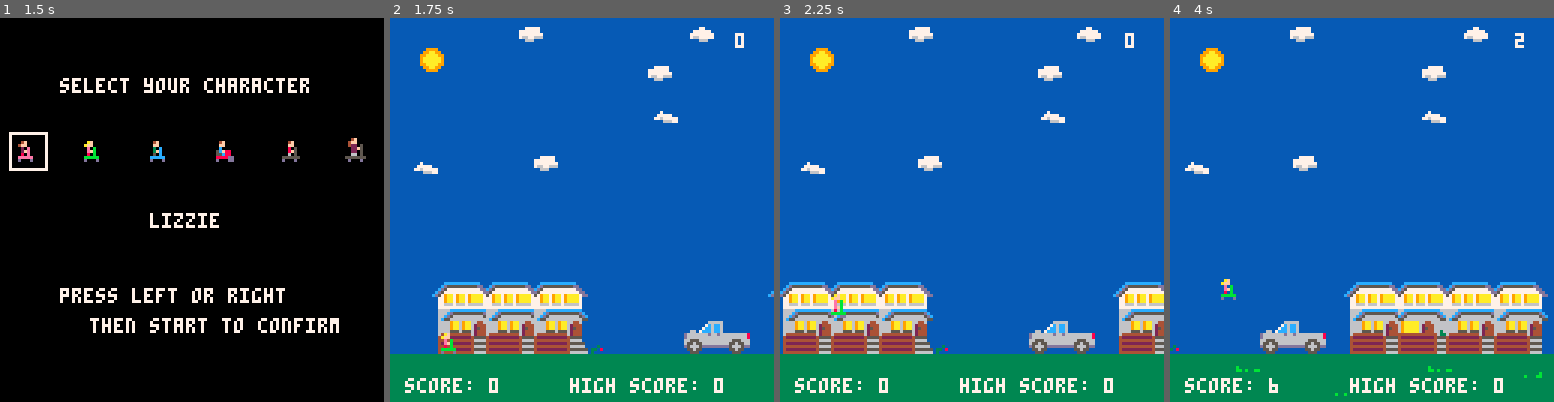
Above: before the commit, frames 1-4 (left to right).
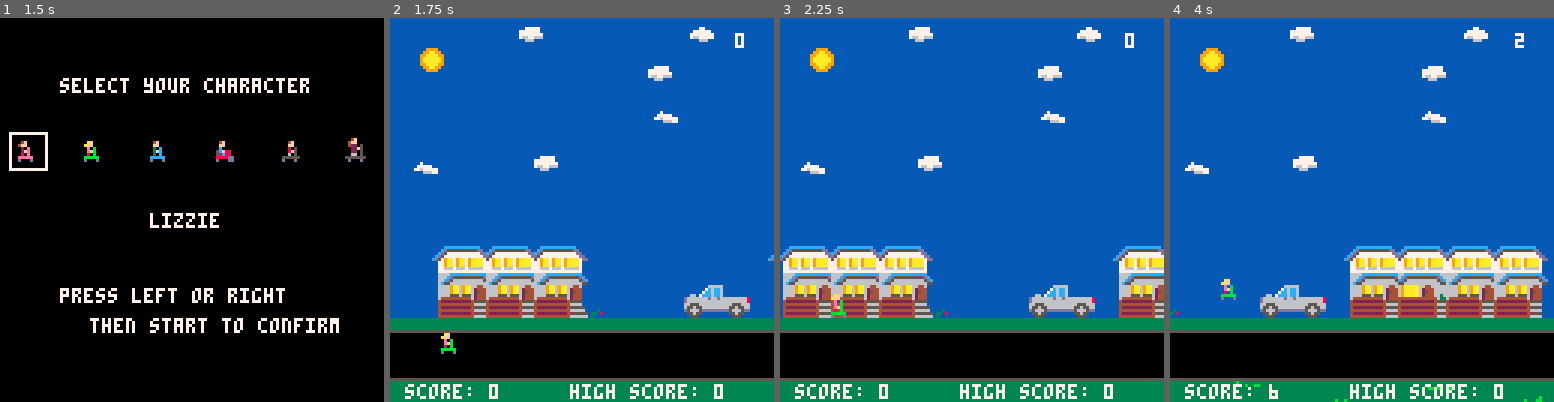
Above: after the commit, the same moments.

Repository: Dads-Games/rainbowriders
Game: PICO-8 cartridge rainbowriders.p8
Two runs of this game, one before a commit and one after it. Both use one fixed random seed, a clock stepped at 60 frames per second and the inputs below.
Inputs:
- Up to frame 1 (1.5 s): tap O (Z key) at 0.7 s
- Up to frame 2 (1.75 s): hold Right from 1.6 s (still down); tap O (Z key) at 1.7 s
- Up to frame 3 (2.25 s): release Right at 2.1 s; tap O (Z key) at 2.1 s
- Up to frame 4 (4 s): hold Right 2.47-3.03 s; tap O (Z key) every 0.4 s from 2.5 to 3.7 s; hold Left 3.08-3.58 s

Frame 1 is identical in both runs. In frame 2, 25% of the frame differs, in the area x 0-100%, y 59-100%; in frame 3, 27%; in frame 4, 27%.

Commit message:
added a street to the game

Diff:
--- a/src/screens/game.lua
+++ b/src/screens/game.lua
@@ -13,7 +13,7 @@
     local game_over = false
     local background_x = 0
     local background_n = 128 * 8 -- number of tiles wide for the background in the map * 8
-    local background_y = 96 - 16-- 84
+    local background_y = 96 - 16 - 12-- 84
     local grace_period = 30 * 3 -- 3 seconds
     local grace_period_counter = 0
 
@@ -136,7 +136,10 @@
 
         -- Update grass
         if (background_x % 16) == 0 then
-            add(grass, {x = 128, y = 110 + rnd(15), sprite = flr(rnd(3)) + 82})
+            add(grass, {x = 128, y = 114 + rnd(8), sprite = flr(rnd(3)) + 82})
+        end
+        if (background_x % 24) == 0 then
+            --add(grass, {x = 128, y = 93 + rnd(4), sprite = flr(rnd(3)) + 82})
         end
         for blade in all(grass) do
             blade.x = blade.x - 2
@@ -163,8 +166,17 @@
         -- Draw clouds
         clouds.draw()
 
-        -- Grassy Floor
-        rectfill(0, 112, 128, 128, 3)
+        -- Draw top grass
+        rectfill(0, 112-12, 128, 128, 3)
+        -- Draw street
+        rectfill(0, 112-8, 128, 128, 0)
+        -- Draw top curb
+        rectfill(0, 112-8, 128, 112-8, 5)
+        -- Draw bottom grass
+        rectfill(0, 112+8, 128, 128, 3)
+         -- Draw bottom curb
+        rectfill(0, 112+8, 128, 112+8, 5)
+
 
         -- Draw grass
         for blade in all(grass) do spr(blade.sprite, blade.x, blade.y) end
@@ -184,10 +196,10 @@
         print(timer, 115, 5, 7)
 
         -- Draw the score at the bottom left
-        print("score: " .. state.score, 5, 120, 7)
+        print("score: " .. state.score, 5, 122, 7)
 
         -- Draw high score at the bottom right
-        print("high score: " .. state.high_score, 60, 120, 7)
+        print("high score: " .. state.high_score, 60, 122, 7)
     end
 
     return {view = game_view, controller = game_controller}
